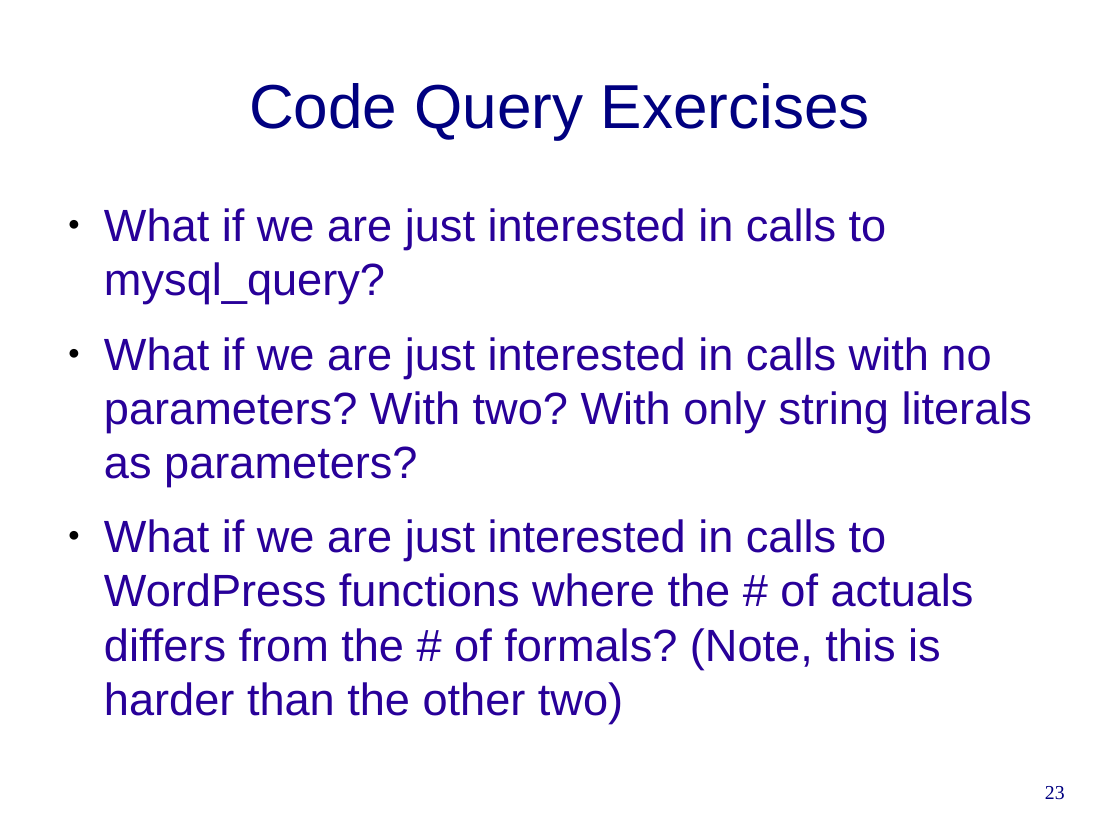
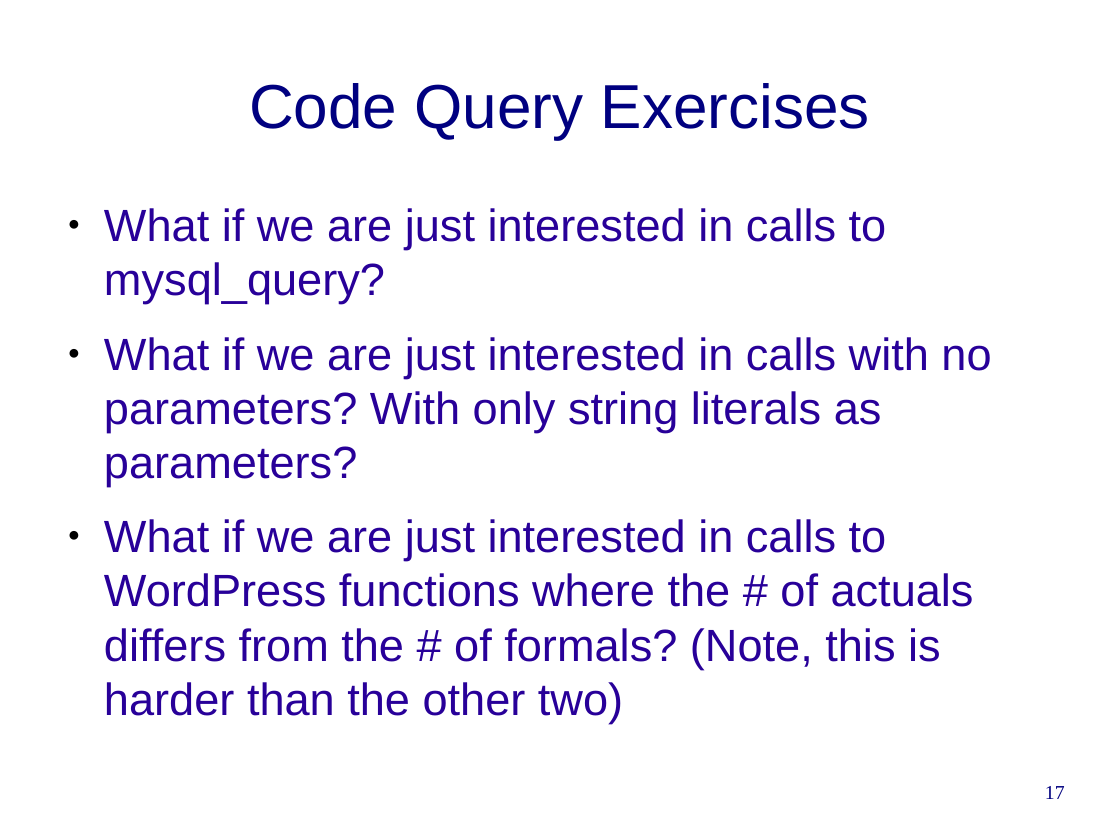
Before and after one commit to cwi-swat/rascal-course-pldi-2015, a slide deck: slide 17 of presentations/PHP-analysis.odp (slide 23 before the commit). Drawn at 1120x840 pixels with LibreOffice and Linux fonts; fonts in the diff are those of the drawing; background and template pictures are left out. Boxes give left, top, right and bottom in pixels: in the first picture for what was removed or moved away, otherwise in the second. Text is boxed around its words. In the diff, an @@ line names an element or a change of style, - is before the commit and + after.

Commit message:
Consolidation of material in presentation, removed an exercise

```diff
--- a/presentations/PHP-analysis.odp
+++ b/presentations/PHP-analysis.odp
@@ text at [104,337,991,487]: text changed @@
-● What if we are just interested in calls with no parameters? With two? With only string literals as parameters?
+● What if we are just interested in calls with no parameters? With only string literals as parameters?
@@ page number at [1045,786,1065,799]: text changed @@
-23
+17
```
Also in this commit, not shown: 9 other slides changed, 2 slides added, 6 slides removed, 2 other files.
